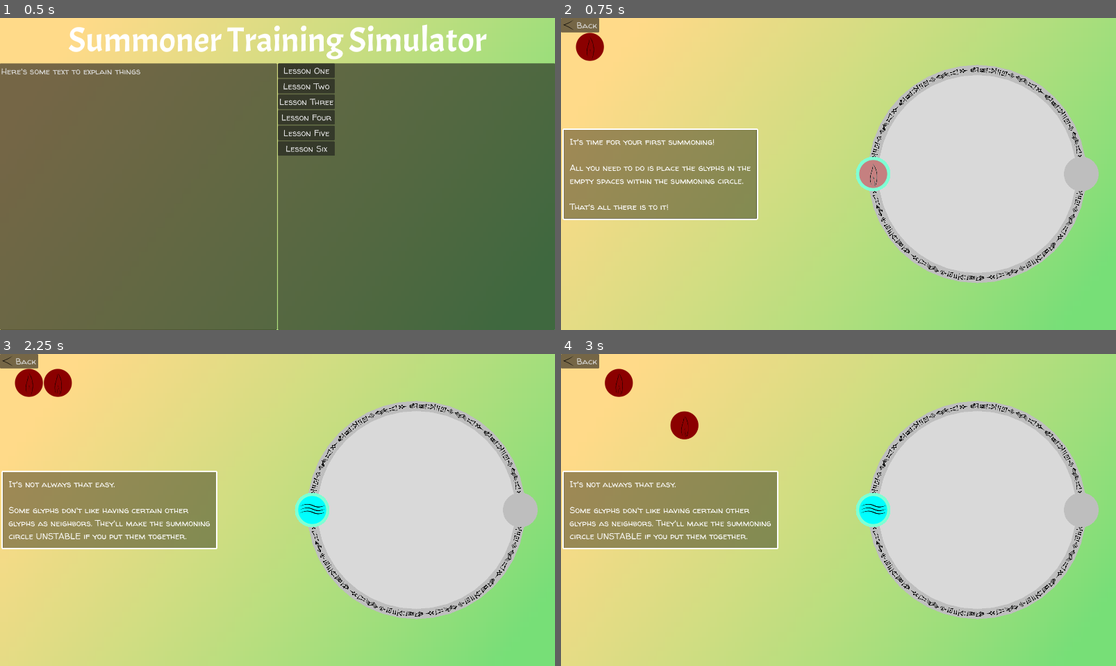
Above: before the commit, frames 1-4 (two rows, left to right).
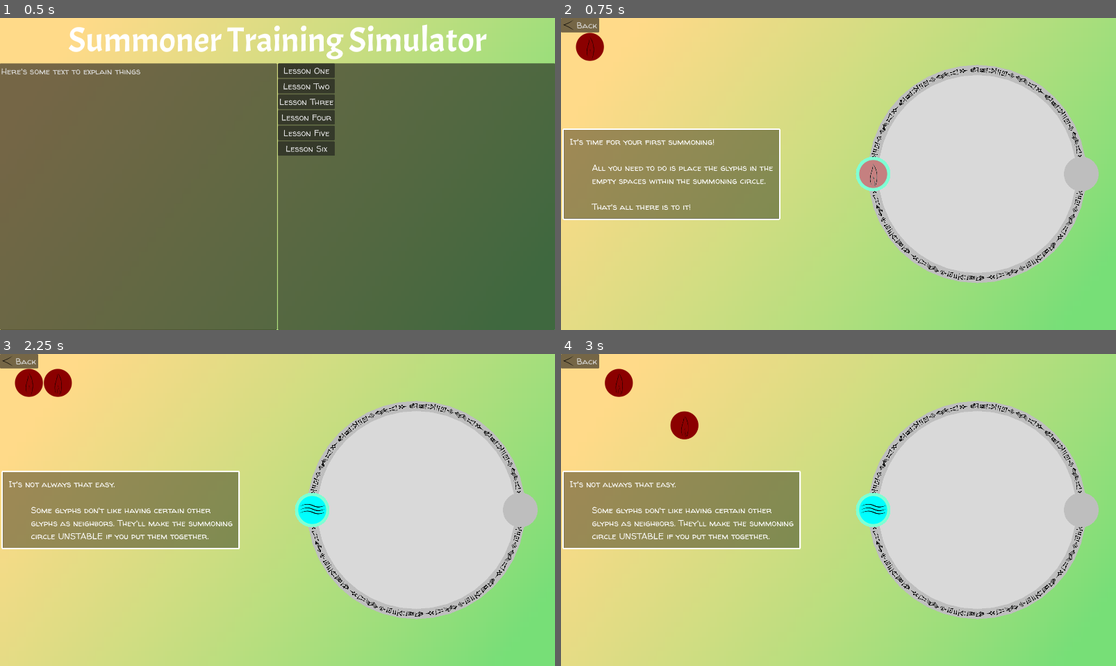
Above: after the commit, the same moments.

Repository: jwodicka/LD55
Game: Godot game, scene res://game_shell.tscn
Two runs of this game, one before a commit and one after it. Both use one fixed random seed, a clock stepped at 60 frames per second and the inputs below.
Inputs (mouse positions are in pixels of both pictures, inside the frame that each line leads up to):
- Up to frame 1 (0.5 s): no input
- Up to frame 2 (0.75 s): click "Lesson One" at 0.5 s
- Up to frame 3 (2.25 s): click "Back" at 1.25 s; click "Lesson Two" at 2 s
- Up to frame 4 (3 s): tap Enter at 2.75 s; drag from (588, 382) to (871, 510) at 2.77 s

Frame 1 is identical in both runs. In frame 2, 2.1% of the frame differs, in the area x 1-40%, y 35-65%; in frame 3, 2.2%, in the area x 1-44%, y 37-63%; in frame 4, 2.2%.

Commit message:
Moved levels to a definition file

Diff:
--- a/GameLogic.gd
+++ b/GameLogic.gd
@@ -22,89 +22,23 @@
 	var flavor_text : String = ""
 	var initial_placements : Dictionary = {} # Maps target number to glyph symbol
 	var locked_targets : Array[int] = []
-	match level_name:
-		"Level 1":
-			flavor_text = """It's time for your first summoning!
 
-			All you need to do is place the glyphs in the
-			empty spaces within the summoning circle.
+	var level_def: Dictionary = Levels.levels[level_name]
+	if "glyphs" in level_def:
+		glyphs.assign(level_def.glyphs)
+	if "targets" in level_def:
+		targets = level_def.targets
+	if "target_connectors" in level_def:
+		target_connectors.assign(level_def.target_connectors)
+	if "offset_angle" in level_def:
+		offset_angle = level_def.offset_angle
+	if "flavor_text" in level_def:
+		flavor_text = level_def.flavor_text
+	if "initial_placements" in level_def:
+		initial_placements = level_def.initial_placements
+	if "locked_targets" in level_def:
+		locked_targets.assign(level_def.locked_targets)
 
-			That's all there is to it!"""
-			glyphs = [Symbol.FIRE]
-			targets = 2
-			target_connectors = [Vector2i(0, 1), Vector2i(1,0)]
-			initial_placements = {0: Symbol.FIRE}
-			locked_targets = [0]
-			offset_angle = -90
-		"Level 2":
-			flavor_text = """It's not always that easy.
-
-			Some glyphs don't like having certain other
-			glyphs as neighbors. They'll make the summoning
-			circle UNSTABLE if you put them together."""
-			glyphs = [Symbol.FIRE, Symbol.FIRE]
-			targets = 2
-			target_connectors = [Vector2i(0, 1), Vector2i(1, 0)]
-			initial_placements = {0: Symbol.WATER}
-			offset_angle = -90
-		"Level 3":
-			flavor_text = """Not every glyph cares about exactly
-			which other glyphs it connects to.
-
-			Some glyphs just need their entire set
-			of neighbors to satisfy some condition."""
-			glyphs = [AIR, AIR, EARTH, EARTH, SALT, SALT]
-			targets = 6
-			target_connectors = [
-				Vector2i(0, 1),
-				Vector2i(1, 2),
-				Vector2i(2, 3),
-				Vector2i(3, 4),
-				Vector2i(4, 5),
-				Vector2i(5, 0),
-				Vector2i(2, 4)
-			]
-		"Level 4":
-			glyphs = [SALT, SALT, AIR, EARTH, WATER]
-			targets = 5
-			target_connectors = [
-				Vector2i(0, 2),
-				Vector2i(1, 3),
-				Vector2i(2, 4),
-				Vector2i(3, 0),
-				Vector2i(4, 1),
-				Vector2i(2, 3)
-			]
-		"Level 5":
-			glyphs = [EARTH, AIR, WATER, SALT, FIRE, FIRE]
-			targets = 6
-			target_connectors = [
-				Vector2i(0, 2),
-				Vector2i(2, 4),
-				Vector2i(4, 0),
-				Vector2i(1, 3),
-				Vector2i(3, 5),
-				Vector2i(5, 1),
-				Vector2i(1, 2),
-				Vector2i(2, 3),
-				Vector2i(3, 4)
-			]
-			offset_angle = 30
-		"Level 6":
-			glyphs = [FIRE, WATER, AIR, AIR, SALT, SALT, SALT]
-			targets = 7
-			target_connectors = [
-				Vector2i(0, 2),
-				Vector2i(0, 3),
-				Vector2i(0, 4),
-				Vector2i(0, 5),
-				Vector2i(1, 3),
-				Vector2i(1, 6),
-				Vector2i(2, 5),
-				Vector2i(3, 4),
-				Vector2i(4, 6),
-				Vector2i(5, 0)
-			]
 	var level: SummoningCircle = SUMMONING_CIRCLE_SCENE.instantiate() as SummoningCircle
 	level.glyphs = glyphs
 	level.targets = targets
--- /dev/null
+++ b/Levels.gd
@@ -0,0 +1,103 @@
+class_name Levels
+
+const Symbol = GameLogic.Symbol
+const EARTH = Symbol.EARTH
+const AIR = Symbol.AIR
+const FIRE = Symbol.FIRE
+const WATER = Symbol.WATER
+const SALT = Symbol.SALT
+
+const levels: Dictionary = {
+    "Level 1": {
+        flavor_text = """It's time for your first summoning!
+
+        All you need to do is place the glyphs in the
+        empty spaces within the summoning circle.
+
+        That's all there is to it!""",
+        glyphs = [FIRE],
+        targets = 2,
+        target_connectors = [Vector2i(0, 1), Vector2i(1,0)],
+        initial_placements = {0: FIRE},
+        locked_targets = [0],
+        offset_angle = -90,
+    },
+    "Level 2": {
+        flavor_text = """It's not always that easy.
+
+        Some glyphs don't like having certain other
+        glyphs as neighbors. They'll make the summoning
+        circle UNSTABLE if you put them together.""",
+        glyphs = [FIRE, FIRE],
+        targets = 2,
+        target_connectors = [Vector2i(0, 1), Vector2i(1, 0)],
+        initial_placements = {0: WATER},
+        offset_angle = -90
+    },
+    "Level 3": {
+		flavor_text = """Not every glyph cares about exactly
+        which other glyphs it connects to.
+
+        Some glyphs just need their entire set
+        of neighbors to satisfy some condition.""",
+        glyphs = [AIR, AIR, EARTH, EARTH, SALT, SALT],
+        targets = 6,
+        target_connectors = [
+            Vector2i(0, 1),
+            Vector2i(1, 2),
+            Vector2i(2, 3),
+            Vector2i(3, 4),
+            Vector2i(4, 5),
+            Vector2i(5, 0),
+            Vector2i(2, 4)
+        ]
+    },
+    "Level 4": {
+        glyphs = [SALT, SALT, AIR, EARTH],
+        targets = 5,
+        target_connectors = [
+            Vector2i(0, 2),
+            Vector2i(1, 3),
+            Vector2i(2, 4),
+            Vector2i(3, 0),
+            Vector2i(4, 1),
+            Vector2i(2, 3)
+        ],
+        initial_placements = {3: WATER},
+        locked_targets = [3]
+    },
+    "Level 5": {
+        glyphs = [EARTH, AIR, WATER, SALT, FIRE],
+        targets = 6,
+        target_connectors = [
+            Vector2i(0, 2),
+            Vector2i(2, 4),
+            Vector2i(4, 0),
+            Vector2i(1, 3),
+            Vector2i(3, 5),
+            Vector2i(5, 1),
+            Vector2i(1, 2),
+            Vector2i(2, 3),
+            Vector2i(3, 4)
+        ],
+        offset_angle = 30,
+        initial_placements = {4: FIRE},
+        locked_targets = [4]
+    },
+    "Level 6": {
+        glyphs = [FIRE, WATER, AIR, AIR, SALT, SALT, SALT],
+        targets = 7,
+        target_connectors = [
+            Vector2i(0, 2),
+            Vector2i(0, 3),
+            Vector2i(0, 4),
+            Vector2i(0, 5),
+            Vector2i(1, 3),
+            Vector2i(1, 6),
+            Vector2i(2, 5),
+            Vector2i(3, 4),
+            Vector2i(4, 6),
+            Vector2i(5, 0)
+        ]
+    }
+}
